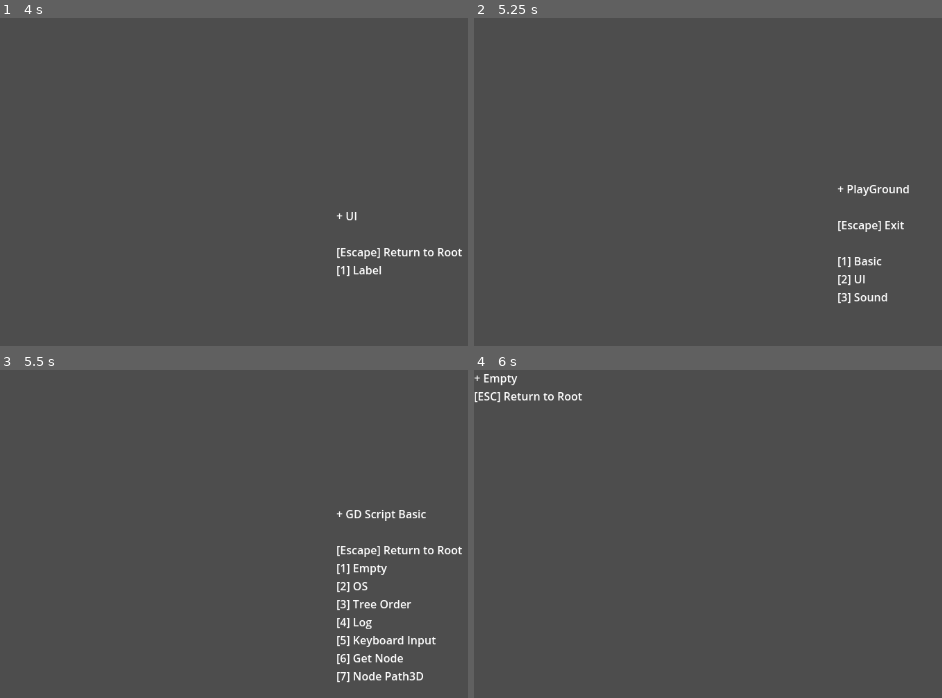
Above: before the commit, frames 1-4 (two rows, left to right).
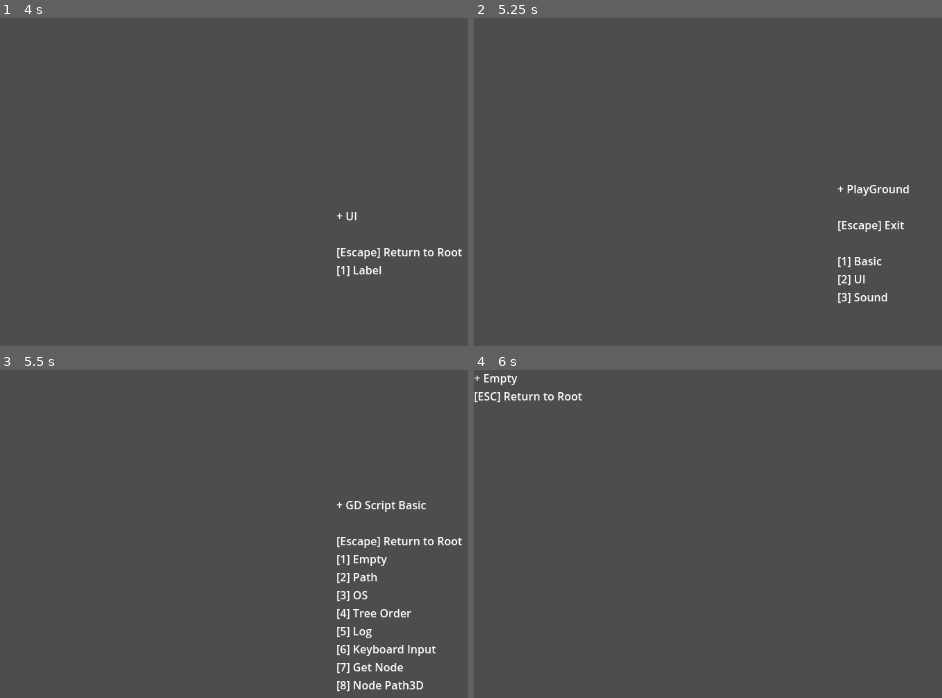
Above: after the commit, the same moments.

Repository: R2Road/godot_playground
Game: Godot game, scene res://playground_main.tscn
The game is run twice, just before and just after one commit, with the same random seed, the same clock (stepped at 60 frames per second) and the same inputs.
Inputs:
- Up to frame 1 (4 s): tap Enter at 0.5, 2, 3.5 s; hold D 0.53-1.28 s; tap 2 at 0.6 s; tap 3 at 0.8, 1.35 s; tap Space at 1.25, 2.75 s; hold S 1.28-2.03 s; tap 4 at 1.55, 2.1 s; hold D 2.03-3.53 s; tap 5 at 2.3, 2.85 s; tap 6 at 3.05, 3.6 s; hold A from 3.53 s (still down); tap 7 at 3.8 s
- Up to frame 2 (5.25 s): tap Escape at 4.15 s; tap 7 at 4.35 s; tap 8 at 4.55, 5.1 s; tap Space at 5 s; release A at 5.03 s; hold S from 5.03 s (still down)
- Up to frame 3 (5.5 s): keep holding S; tap 1 at 5.3 s
- Up to frame 4 (6 s): release S at 5.78 s; hold D from 5.78 s (still down); tap 1 at 5.85 s

Frames 1-2 are identical in both runs. In frame 3, 4.0% of the frame differs, in the area x 72-99%, y 39-99%; in frame 4, nothing differs.

Commit message:
add scene : gds_basic_devpath

Diff:
--- /dev/null
+++ b/2d_ground/gds_basic/gds_basic_devpath.gd
@@ -0,0 +1,77 @@
+extends PlaygroundScene
+
+
+
+############################ Override ############################
+func _init():
+	super._init()
+
+	scene_type = eSceneType.TEST
+
+	playground_action_manager = PlayGroundActionManager.new( self, "Dev Path", [
+		  PlayGroundAction.new_mover( "Exit",	Key.KEY_ESCAPE,	"res://gds_basic/gds_basic_root.tscn" )
+	] )
+
+
+func _ready():
+	super._ready()
+
+	var path_string : String
+
+	# scene path
+	path_string += "# self.scene_file_path"
+	path_string += "\n"
+	path_string += ( "     > " + self.scene_file_path )
+
+	path_string += "\n\n"
+
+	# script path
+	path_string += "# self.get_script().get_path()"
+	path_string += "\n"
+	path_string += ( "     > " + self.get_script().get_path() )
+
+	path_string += "\n\n"
+
+	# data path
+	path_string += "# OS.get_data_dir()"
+	path_string += "\n"
+	path_string += ( "     > " + OS.get_data_dir() )
+
+	path_string += "\n\n"
+
+	# data path
+	path_string += "# OS.get_config_dir()"
+	path_string += "\n"
+	path_string += ( "     > " + OS.get_config_dir() )
+
+	path_string += "\n\n"
+
+	# data path
+	path_string += "# OS.get_user_data_dir()"
+	path_string += "\n"
+	path_string += ( "     > " + OS.get_user_data_dir() )
+
+	path_string += "\n\n"
+
+	# data path
+	path_string += "# OS.get_cache_dir()"
+	path_string += "\n"
+	path_string += ( "     > " + OS.get_cache_dir() )
+
+	path_string += "\n\n"
+
+	# data path
+	path_string += "# OS.get_system_dir( OS.SYSTEM_DIR_DOWNLOADS )"
+	path_string += "\n"
+	path_string += ( "     > " + OS.get_system_dir( OS.SYSTEM_DIR_DOWNLOADS ) )
+
+	path_string += "\n\n"
+
+	var label = Label.new()
+	label.add_theme_color_override( "font_color", Color( 0, 1, 0, 1 ) )
+	label.text = path_string
+	label.set_position(
+		Vector2( get_viewport().size.x * 0.5, get_viewport().size.y * 0.5 )
+		- Vector2( label.get_minimum_size().x * 0.5, label.get_minimum_size().y * 0.5 )
+	)
+	add_child( label )
--- /dev/null
+++ b/2d_ground/gds_basic/gds_basic_devpath.tscn
@@ -0,0 +1,6 @@
+[gd_scene load_steps=2 format=3 uid="uid://cgkku4rmyhfl0"]
+
+[ext_resource type="Script" path="res://gds_basic/gds_basic_devpath.gd" id="1_ofuo4"]
+
+[node name="gds_basic_EmptyScene" type="Node2D"]
+script = ExtResource("1_ofuo4")
--- a/2d_ground/gds_basic/gds_basic_root.gd
+++ b/2d_ground/gds_basic/gds_basic_root.gd
@@ -11,10 +11,11 @@
 	playground_action_manager = PlayGroundActionManager.new( self, "GD Script Basic", [
 		  PlayGroundAction.new_mover( "Return to Root", 	Key.KEY_ESCAPE, "res://playground_main.tscn" )
 		, PlayGroundAction.new_mover( "Empty",  			Key.KEY_1, 		"res://gds_basic/gds_basic_EmptyScene.tscn" )
-		, PlayGroundAction.new_mover( "OS", 				Key.KEY_2, 		"res://gds_basic/gds_basic_OSScene.tscn" )
-		, PlayGroundAction.new_mover( "Tree Order", 		Key.KEY_3, 		"res://gds_basic/gds_basic_tree_order.tscn" )
-		, PlayGroundAction.new_mover( "Log", 			Key.KEY_4, 		"res://gds_basic/gds_basic_LogScene.tscn" )
-		, PlayGroundAction.new_mover( "Keyboard Input", 	Key.KEY_5, 		"res://gds_basic/gds_basic_KeyboardInputScene.tscn" )
-		, PlayGroundAction.new_mover( "Get Node", 		Key.KEY_6, 		"res://gds_basic/gds_basic_GetNodeScene.tscn" )
-		, PlayGroundAction.new_mover( "Node Path3D", 	Key.KEY_7, 		"res://gds_basic/gds_basic_NodePathScene.tscn" )
+		, PlayGroundAction.new_mover( "Path",  				Key.KEY_2, 		"res://gds_basic/gds_basic_devpath.tscn" )
+		, PlayGroundAction.new_mover( "OS", 				Key.KEY_3, 		"res://gds_basic/gds_basic_OSScene.tscn" )
+		, PlayGroundAction.new_mover( "Tree Order", 		Key.KEY_4, 		"res://gds_basic/gds_basic_tree_order.tscn" )
+		, PlayGroundAction.new_mover( "Log", 				Key.KEY_5, 		"res://gds_basic/gds_basic_LogScene.tscn" )
+		, PlayGroundAction.new_mover( "Keyboard Input", 	Key.KEY_6, 		"res://gds_basic/gds_basic_KeyboardInputScene.tscn" )
+		, PlayGroundAction.new_mover( "Get Node", 			Key.KEY_7, 		"res://gds_basic/gds_basic_GetNodeScene.tscn" )
+		, PlayGroundAction.new_mover( "Node Path3D", 		Key.KEY_8, 		"res://gds_basic/gds_basic_NodePathScene.tscn" )
 	] )
